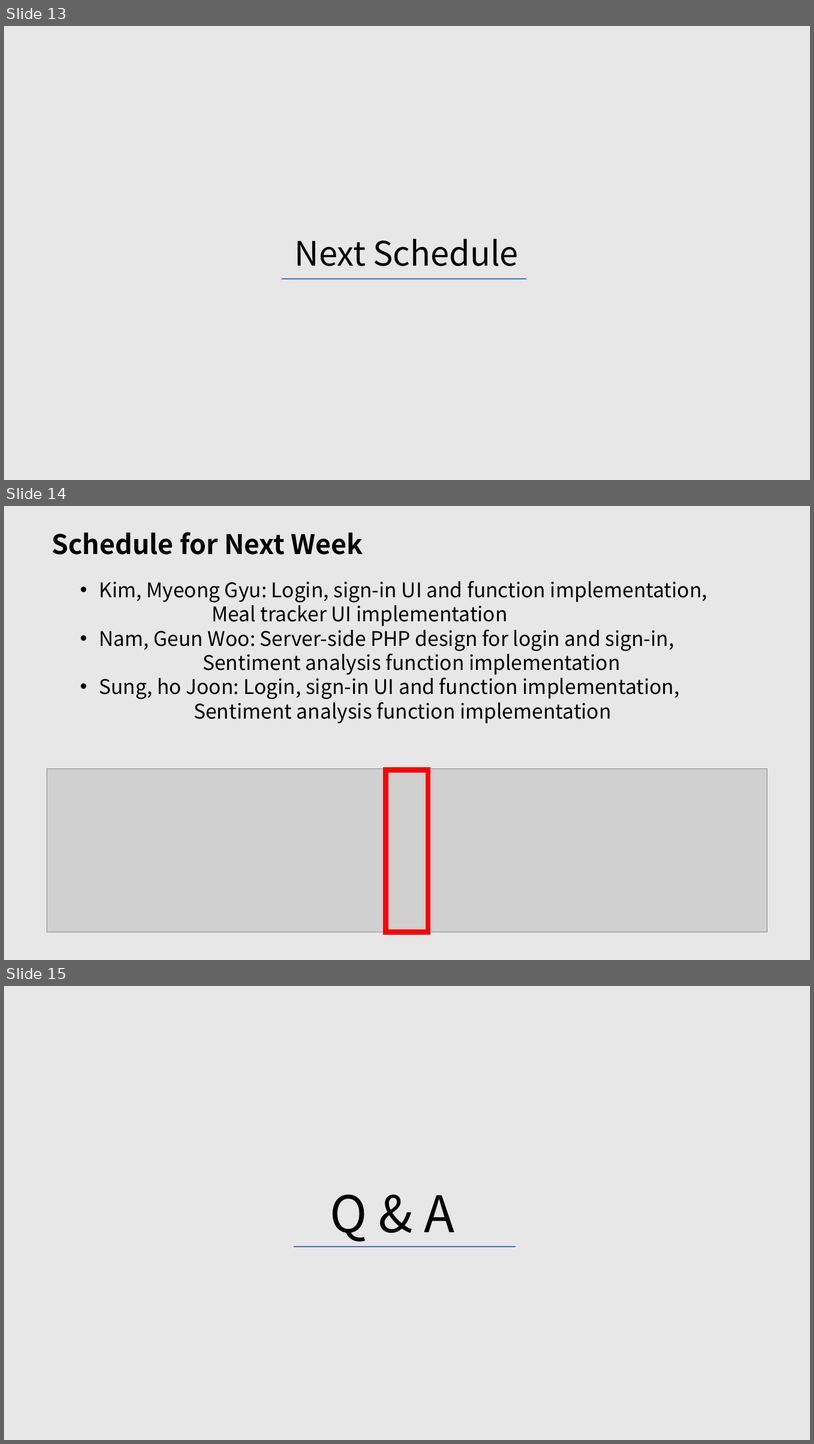
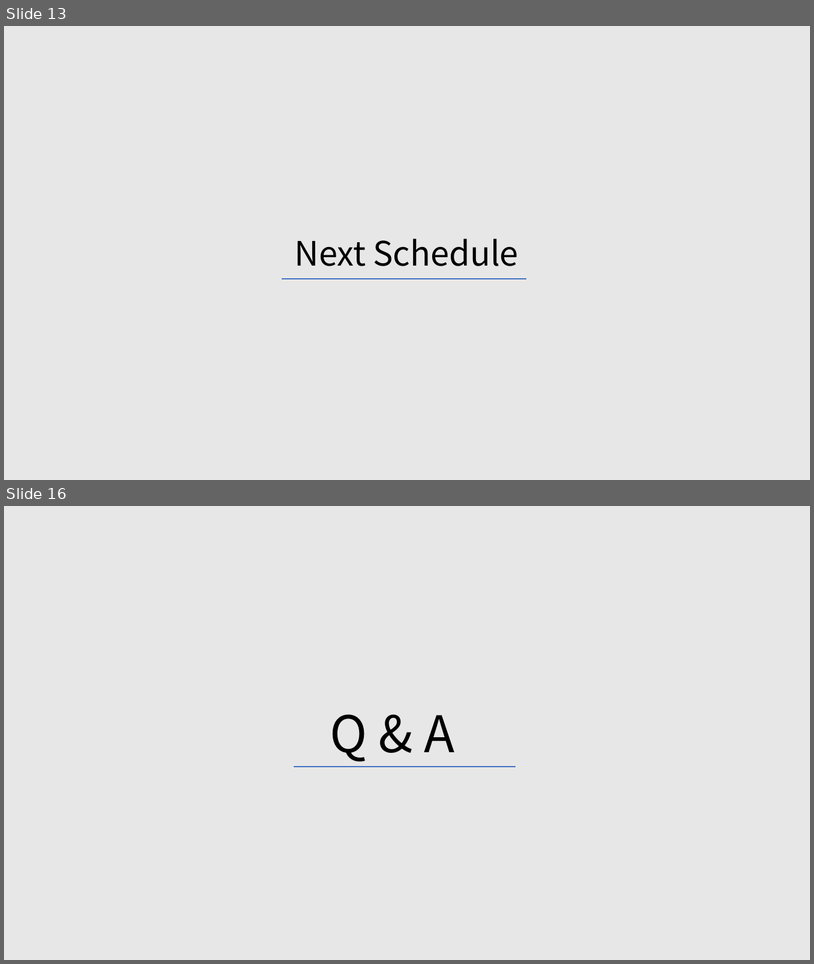
Before and after one commit to HJSUNG/capstone-design_2019, a slide deck: Capstone_design_team6_Week5.pptx. Shown one above the other, each under a label of ours: slides 13, 14 and 15 before the commit, slides 13 and 16 after it; the slides between them are not shown. The pictures are 814x1444 and 814x964 pixels, drawn with LibreOffice and Linux fonts; fonts in the diff are those of the drawing; grey boxes stand for pictures. Boxes give left, top, right and bottom in pixels: in the first picture for what was removed or moved away, otherwise in the second. Text is boxed around its words. In the diff, an @@ line names an element or a change of style, - is before the commit and + after.

```diff
--- a/Capstone_design_team6_Week5.pptx
+++ b/Capstone_design_team6_Week5.pptx
@@ slide 14 removed at [4,506,810,960], background #E9E7E7 @@
@@ text removed at [51,532,363,555] @@
-Schedule for Next Week
@@ text removed at [99,581,708,723] @@
-• Kim, Myeong Gyu: Login, sign-in UI and function implementation,
-  Meal tracker UI implementation
-• Nam, Geun Woo: Server-side PHP design for login and sign-in,
-  Sentiment analysis function implementation
-• Sung, ho Joon: Login, sign-in UI and function implementation,
-  Sentiment analysis function implementation
@@ picture removed at [47,769,768,932] @@
@@ rectangle removed at [386,770,429,932] @@
@@ what was slide 15 is now slide 16 @@
```
Also in this commit, not shown: 1 slide changed, 2 slides added, 1 other file.
